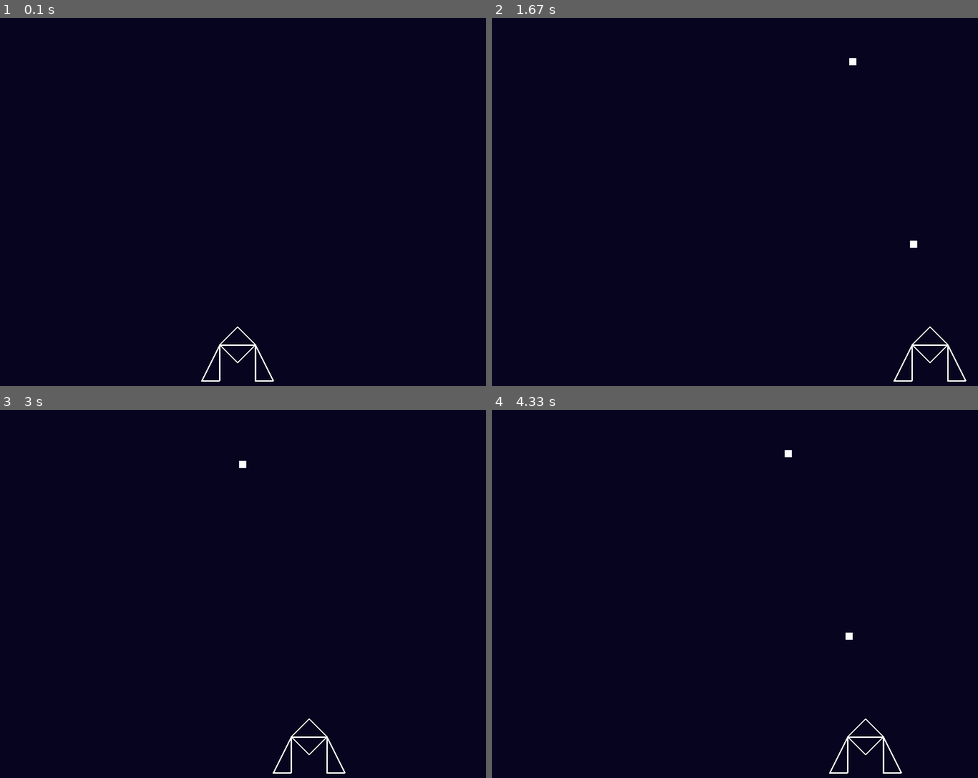
Above: before the commit, frames 1-4 (two rows, left to right).
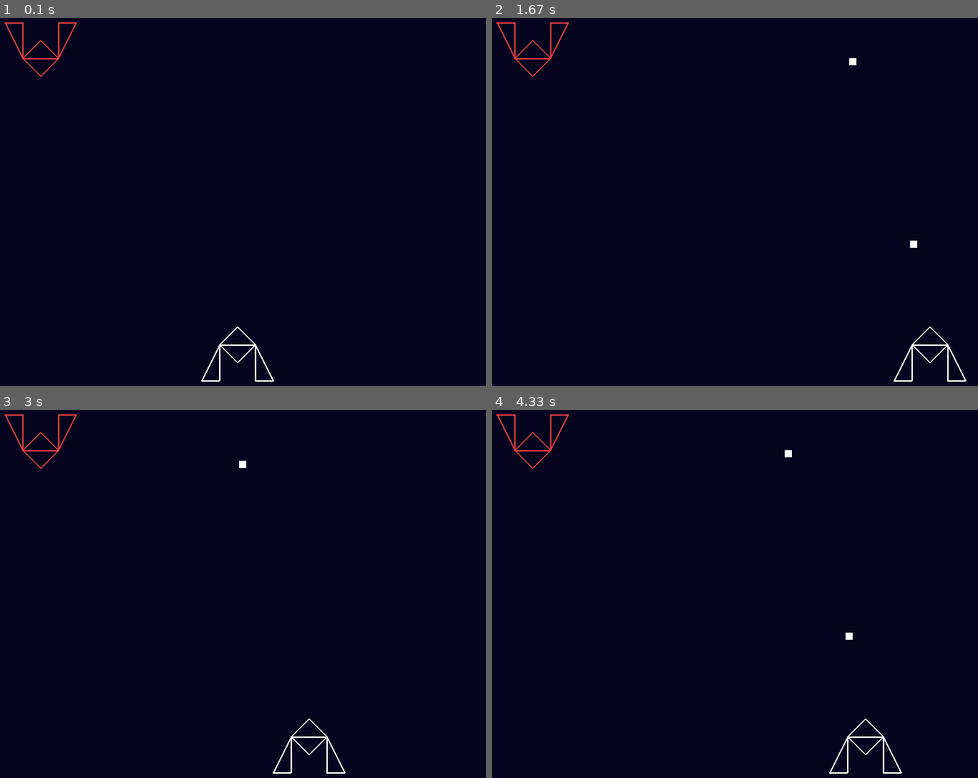
Above: after the commit, the same moments.

Repository: gnikkoch96/pygame-projects
Game: pygame game, started from test_game/shootemup_game/main.py
Same seed, same stepped clock (60 frames per second), same inputs: the game is played once before the commit and once after it.
Inputs:
- Up to frame 1 (0.1 s): no input
- Up to frame 2 (1.67 s): tap Space at 0.33, 0.73, 1.03, 1.23, 1.53 s; hold Right 0.67-1.13 s; hold D 1.17-1.63 s
- Up to frame 3 (3 s): hold Left 1.67-2.2 s; tap Space at 1.73, 2.03, 2.3, 2.6, 2.73 s; hold A 2.23-2.63 s; hold Right from 2.67 s (still down)
- Up to frame 4 (4.33 s): tap Space at 3.03, 3.4, 3.7, 3.9, 4.2 s; release Right at 3.3 s; hold A 3.33-3.8 s; hold Right 3.83-4.3 s

The runs differ from the first frame. In frame 1, 0.2% of the frame differs, in the area x 0-16%, y 1-16%; in frame 2, 0.2%; in frame 3, 0.2%; in frame 4, 0.2%.

Commit message:
feat: add enemy body

Diff:
--- /dev/null
+++ b/test_game/main.py
@@ -0,0 +1,339 @@
+import pygame
+import random
+import sys
+
+# Initialize Pygame
+pygame.init()
+
+# Screen dimensions
+SCREEN_WIDTH = 800
+SCREEN_HEIGHT = 600
+
+# Colors
+WHITE = (255, 255, 255)
+BLACK = (0, 0, 0)
+RED = (255, 0, 0)
+GREEN = (0, 255, 0)
+BLUE = (0, 100, 255)
+YELLOW = (255, 255, 0)
+CYAN = (0, 255, 255)
+
+# Game settings
+FPS = 60
+PLAYER_SPEED = 5
+BULLET_SPEED = 7
+ENEMY_SPEED = 2
+ENEMY_BULLET_SPEED = 4
+
+class Player(pygame.sprite.Sprite):
+    def __init__(self):
+        super().__init__()
+        self.image = pygame.Surface((50, 40))
+        self.image.fill(CYAN)
+        # Draw a simple ship shape
+        pygame.draw.polygon(self.image, BLUE, [(25, 0), (50, 40), (25, 30), (0, 40)])
+        self.rect = self.image.get_rect()
+        self.rect.centerx = SCREEN_WIDTH // 2
+        self.rect.bottom = SCREEN_HEIGHT - 20
+        self.speed = PLAYER_SPEED
+        self.health = 100
+        self.shoot_cooldown = 0
+
+    def update(self):
+        # Movement
+        keys = pygame.key.get_pressed()
+        if keys[pygame.K_LEFT] or keys[pygame.K_a]:
+            self.rect.x -= self.speed
+        if keys[pygame.K_RIGHT] or keys[pygame.K_d]:
+            self.rect.x += self.speed
+
+        # Keep player on screen
+        if self.rect.left < 0:
+            self.rect.left = 0
+        if self.rect.right > SCREEN_WIDTH:
+            self.rect.right = SCREEN_WIDTH
+
+        # Update cooldown
+        if self.shoot_cooldown > 0:
+            self.shoot_cooldown -= 1
+
+    def shoot(self):
+        if self.shoot_cooldown == 0:
+            bullet = Bullet(self.rect.centerx, self.rect.top, -BULLET_SPEED)
+            self.shoot_cooldown = 15
+            return bullet
+        return None
+
+class Enemy(pygame.sprite.Sprite):
+    def __init__(self, x, y, enemy_type=0):
+        super().__init__()
+        self.enemy_type = enemy_type
+
+        if enemy_type == 0:  # Basic enemy
+            self.image = pygame.Surface((40, 30))
+            self.image.fill(RED)
+            self.health = 1
+            self.score_value = 10
+        elif enemy_type == 1:  # Stronger enemy
+            self.image = pygame.Surface((50, 40))
+            self.image.fill(YELLOW)
+            self.health = 3
+            self.score_value = 30
+        else:  # Boss-like enemy
+            self.image = pygame.Surface((70, 60))
+            self.image.fill(GREEN)
+            self.health = 5
+            self.score_value = 50
+
+        self.rect = self.image.get_rect()
+        self.rect.x = x
+        self.rect.y = y
+        self.speed = ENEMY_SPEED
+        self.shoot_cooldown = random.randint(30, 90)
+
+    def update(self):
+        self.rect.y += self.speed
+
+        # Update shooting cooldown
+        if self.shoot_cooldown > 0:
+            self.shoot_cooldown -= 1
+
+    def shoot(self):
+        if self.shoot_cooldown == 0 and random.random() < 0.02:
+            bullet = Bullet(self.rect.centerx, self.rect.bottom, ENEMY_BULLET_SPEED)
+            self.shoot_cooldown = random.randint(60, 120)
+            return bullet
+        return None
+
+    def hit(self):
+        self.health -= 1
+        return self.health <= 0
+
+class Bullet(pygame.sprite.Sprite):
+    def __init__(self, x, y, speed):
+        super().__init__()
+        self.image = pygame.Surface((5, 15))
+        if speed < 0:  # Player bullet
+            self.image.fill(CYAN)
+        else:  # Enemy bullet
+            self.image.fill(RED)
+        self.rect = self.image.get_rect()
+        self.rect.centerx = x
+        self.rect.centery = y
+        self.speed = speed
+
+    def update(self):
+        self.rect.y += self.speed
+        # Remove if off screen
+        if self.rect.bottom < 0 or self.rect.top > SCREEN_HEIGHT:
+            self.kill()
+
+class Particle(pygame.sprite.Sprite):
+    def __init__(self, x, y, color):
+        super().__init__()
+        self.image = pygame.Surface((5, 5))
+        self.image.fill(color)
+        self.rect = self.image.get_rect()
+        self.rect.center = (x, y)
+        self.vel_x = random.randint(-5, 5)
+        self.vel_y = random.randint(-5, 5)
+        self.lifetime = 30
+
+    def update(self):
+        self.rect.x += self.vel_x
+        self.rect.y += self.vel_y
+        self.lifetime -= 1
+        if self.lifetime <= 0:
+            self.kill()
+
+class Game:
+    def __init__(self):
+        self.screen = pygame.display.set_mode((SCREEN_WIDTH, SCREEN_HEIGHT))
+        pygame.display.set_caption("Space Shooter")
+        self.clock = pygame.time.Clock()
+        self.font = pygame.font.Font(None, 36)
+        self.small_font = pygame.font.Font(None, 24)
+        self.reset_game()
+
+    def reset_game(self):
+        self.all_sprites = pygame.sprite.Group()
+        self.player_bullets = pygame.sprite.Group()
+        self.enemy_bullets = pygame.sprite.Group()
+        self.enemies = pygame.sprite.Group()
+        self.particles = pygame.sprite.Group()
+
+        self.player = Player()
+        self.all_sprites.add(self.player)
+
+        self.score = 0
+        self.wave = 1
+        self.enemies_spawned = 0
+        self.spawn_timer = 0
+        self.game_over = False
+
+    def spawn_enemy(self):
+        x = random.randint(50, SCREEN_WIDTH - 50)
+        y = random.randint(-100, -40)
+
+        # Determine enemy type based on wave
+        rand = random.random()
+        if self.wave >= 5 and rand < 0.1:
+            enemy_type = 2  # Boss-like
+        elif self.wave >= 3 and rand < 0.3:
+            enemy_type = 1  # Stronger
+        else:
+            enemy_type = 0  # Basic
+
+        enemy = Enemy(x, y, enemy_type)
+        self.all_sprites.add(enemy)
+        self.enemies.add(enemy)
+
+    def create_explosion(self, x, y, color, count=10):
+        for _ in range(count):
+            particle = Particle(x, y, color)
+            self.all_sprites.add(particle)
+            self.particles.add(particle)
+
+    def run(self):
+        running = True
+
+        while running:
+            self.clock.tick(FPS)
+
+            # Event handling
+            for event in pygame.event.get():
+                if event.type == pygame.QUIT:
+                    running = False
+                elif event.type == pygame.KEYDOWN:
+                    if event.key == pygame.K_SPACE and not self.game_over:
+                        bullet = self.player.shoot()
+                        if bullet:
+                            self.all_sprites.add(bullet)
+                            self.player_bullets.add(bullet)
+                    elif event.key == pygame.K_r and self.game_over:
+                        self.reset_game()
+
+            if not self.game_over:
+                # Update
+                self.all_sprites.update()
+
+                # Enemy spawning
+                enemies_per_wave = 5 + self.wave * 2
+                if self.enemies_spawned < enemies_per_wave:
+                    self.spawn_timer += 1
+                    if self.spawn_timer >= 60:  # Spawn every second
+                        self.spawn_enemy()
+                        self.enemies_spawned += 1
+                        self.spawn_timer = 0
+                elif len(self.enemies) == 0:
+                    # Next wave
+                    self.wave += 1
+                    self.enemies_spawned = 0
+
+                # Enemy shooting
+                for enemy in self.enemies:
+                    bullet = enemy.shoot()
+                    if bullet:
+                        self.all_sprites.add(bullet)
+                        self.enemy_bullets.add(bullet)
+
+                    # Check if enemy reached bottom
+                    if enemy.rect.top > SCREEN_HEIGHT:
+                        enemy.kill()
+                        self.player.health -= 10
+
+                # Collision detection - Player bullets hit enemies
+                for bullet in self.player_bullets:
+                    hit_enemies = pygame.sprite.spritecollide(bullet, self.enemies, False)
+                    if hit_enemies:
+                        bullet.kill()
+                        for enemy in hit_enemies:
+                            if enemy.hit():
+                                self.score += enemy.score_value
+                                self.create_explosion(enemy.rect.centerx, enemy.rect.centery,
+                                                    YELLOW if enemy.enemy_type == 1 else RED, 15)
+                                enemy.kill()
+                            else:
+                                self.create_explosion(enemy.rect.centerx, enemy.rect.centery,
+                                                    WHITE, 5)
+
+                # Collision detection - Enemy bullets hit player
+                hit_bullets = pygame.sprite.spritecollide(self.player, self.enemy_bullets, True)
+                if hit_bullets:
+                    self.player.health -= len(hit_bullets) * 10
+                    self.create_explosion(self.player.rect.centerx, self.player.rect.centery,
+                                        CYAN, 8)
+
+                # Collision detection - Enemies hit player
+                hit_enemies = pygame.sprite.spritecollide(self.player, self.enemies, True)
+                if hit_enemies:
+                    self.player.health -= len(hit_enemies) * 20
+                    for enemy in hit_enemies:
+                        self.create_explosion(enemy.rect.centerx, enemy.rect.centery, RED, 15)
+
+                # Check game over
+                if self.player.health <= 0:
+                    self.game_over = True
+                    self.create_explosion(self.player.rect.centerx, self.player.rect.centery,
+                                        CYAN, 30)
+
+            # Draw
+            self.screen.fill(BLACK)
+
+            # Draw stars background
+            for i in range(50):
+                x = (i * 37) % SCREEN_WIDTH
+                y = (i * 73 + pygame.time.get_ticks() // 20) % SCREEN_HEIGHT
+                pygame.draw.circle(self.screen, WHITE, (x, y), 1)
+
+            self.all_sprites.draw(self.screen)
+
+            # Draw UI
+            score_text = self.small_font.render(f"Score: {self.score}", True, WHITE)
+            wave_text = self.small_font.render(f"Wave: {self.wave}", True, WHITE)
+            self.screen.blit(score_text, (10, 10))
+            self.screen.blit(wave_text, (10, 40))
+
+            # Health bar
+            health_width = 200
+            health_height = 20
+            health_x = SCREEN_WIDTH - health_width - 10
+            health_y = 10
+            pygame.draw.rect(self.screen, RED, (health_x, health_y, health_width, health_height))
+            if self.player.health > 0:
+                current_health_width = int((self.player.health / 100) * health_width)
+                pygame.draw.rect(self.screen, GREEN, (health_x, health_y, current_health_width, health_height))
+            pygame.draw.rect(self.screen, WHITE, (health_x, health_y, health_width, health_height), 2)
+
+            health_text = self.small_font.render(f"Health: {max(0, self.player.health)}", True, WHITE)
+            self.screen.blit(health_text, (health_x, health_y + 25))
+
+            # Game over screen
+            if self.game_over:
+                overlay = pygame.Surface((SCREEN_WIDTH, SCREEN_HEIGHT))
+                overlay.set_alpha(128)
+                overlay.fill(BLACK)
+                self.screen.blit(overlay, (0, 0))
+
+                game_over_text = self.font.render("GAME OVER", True, RED)
+                final_score_text = self.font.render(f"Final Score: {self.score}", True, WHITE)
+                wave_reached_text = self.small_font.render(f"Wave Reached: {self.wave}", True, WHITE)
+                restart_text = self.small_font.render("Press R to Restart", True, GREEN)
+
+                self.screen.blit(game_over_text,
+                               (SCREEN_WIDTH // 2 - game_over_text.get_width() // 2, 200))
+                self.screen.blit(final_score_text,
+                               (SCREEN_WIDTH // 2 - final_score_text.get_width() // 2, 270))
+                self.screen.blit(wave_reached_text,
+                               (SCREEN_WIDTH // 2 - wave_reached_text.get_width() // 2, 320))
+                self.screen.blit(restart_text,
+                               (SCREEN_WIDTH // 2 - restart_text.get_width() // 2, 370))
+
+            pygame.display.flip()
+
+        pygame.quit()
+        sys.exit()
+
+if __name__ == "__main__":
+    game = Game()
+    game.run()
--- a/test_game/shootemup_game/entities/enemy.py
+++ b/test_game/shootemup_game/entities/enemy.py
@@ -3,19 +3,73 @@
 from entities.bullet import Bullet
 
 class Enemy:
-    def __init__(self, x: int, y: int, color: str, path: List[Union[int, int]], speed: int = 2, shot_cooldown: int = 1000):
+    # class constants
+    RED_COLOR = "#db3e3e"
+    GREEN_COLOR = "#3edb6d"
+
+    def __init__(self, x: int, y: int, hp: int, path: List[Union[int, int]], speed: int = 2, shot_cooldown: int = 1000):
         self.x = x
         self.y = y
-        self.color = color
+        self.hp = hp
         self.path = path
         self.speed = speed
+        self.width = 50
+        self.height = 50
         self.bullets: List[Bullet] = []
         self.current_target_index = 0
-        self.last_shot_time
+        self.last_shot_time = 0
         self.shot_cooldown = shot_cooldown
+
+        # color changes based on hp value
+        if hp > 1:
+            self.color = Enemy.GREEN_COLOR
+        else:
+            self.color = Enemy.RED_COLOR
 
     def update(self):
         pass
 
     def render(self, screen: pygame.Surface):
-        pass
+        # bullets
+        for bullet in self.bullets:
+            bullet.render(screen)
+
+
+        # left wing
+        pygame.draw.polygon(screen,
+                            self.color,
+                            [
+                                (self.x, self.y),
+                                (self.x - 25, self.y - self.height),
+                                (self.x, self.y - self.height)
+                            ],
+                            width=2)
+        # right wing
+        pygame.draw.polygon(screen,
+                            self.color,
+                            [
+                                (self.x + self.width, self.y),
+                                (self.x + self.width + 25, self.y - self.height),
+                                (self.x + self.width, self.y - self.height)
+                            ],
+                            width=2)
+
+        # top body
+        pygame.draw.polygon(screen,
+            self.color,
+            [
+                (self.x, self.y),
+                (self.x + self.width, self.y),
+                (self.x + self.width // 2, self.y - 25)
+            ],
+            width=2)
+
+        # bottom body
+        pygame.draw.polygon(screen,
+                    self.color,
+                    [
+                        (self.x, self.y),
+                        (self.x + self.width, self.y),
+                        (self.x + self.width // 2, self.y + 25)
+                    ],
+                    width=2)
--- a/test_game/shootemup_game/main.py
+++ b/test_game/shootemup_game/main.py
@@ -3,6 +3,7 @@
 from typing import List, Dict, Optional, Tuple, Union
 from config import SCREEN_WIDTH, SCREEN_HEIGHT, BACKGROUND_COLOR, FPS
 from entities.player import Player
+from entities.enemy import Enemy
 
 pygame.init()
 
@@ -17,6 +18,7 @@
 
 # game objs
 player = Player(SCREEN_WIDTH // 2 - 25, SCREEN_HEIGHT - 100)
+enemy = Enemy(100, 100, 1, [])
 
 def check_input():
     global running
@@ -34,6 +36,7 @@
 def render():
     screen.fill(BACKGROUND_COLOR)
     player.render(screen)
+    enemy.render(screen)
 
     pygame.display.flip()
 
